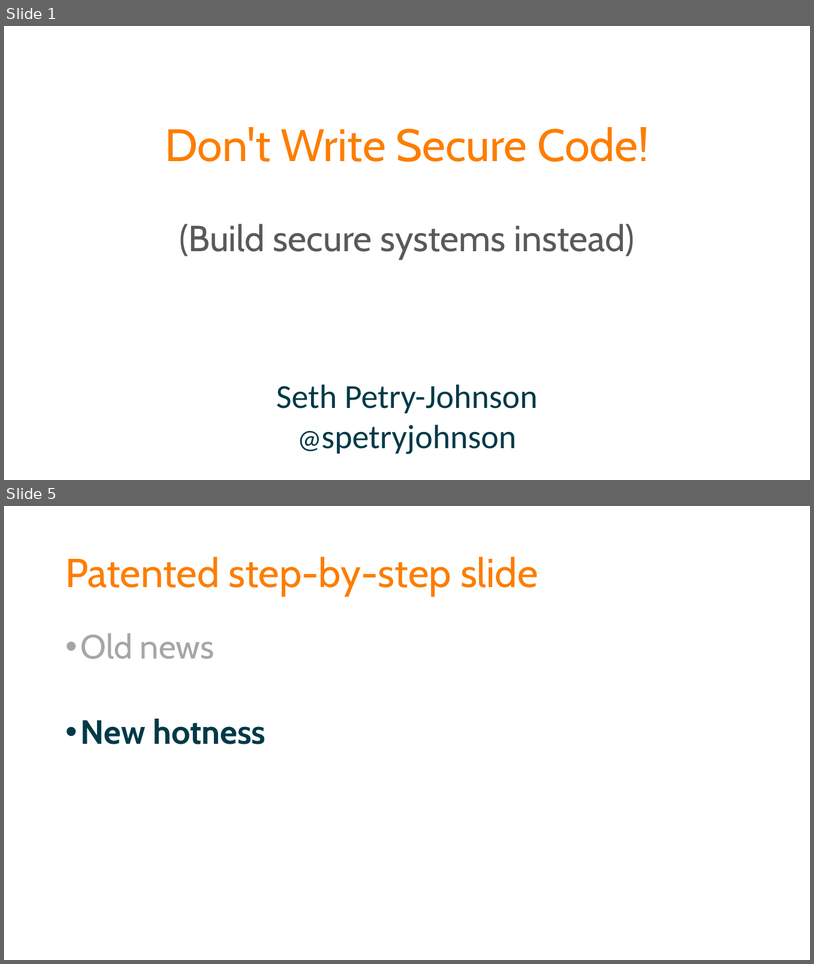
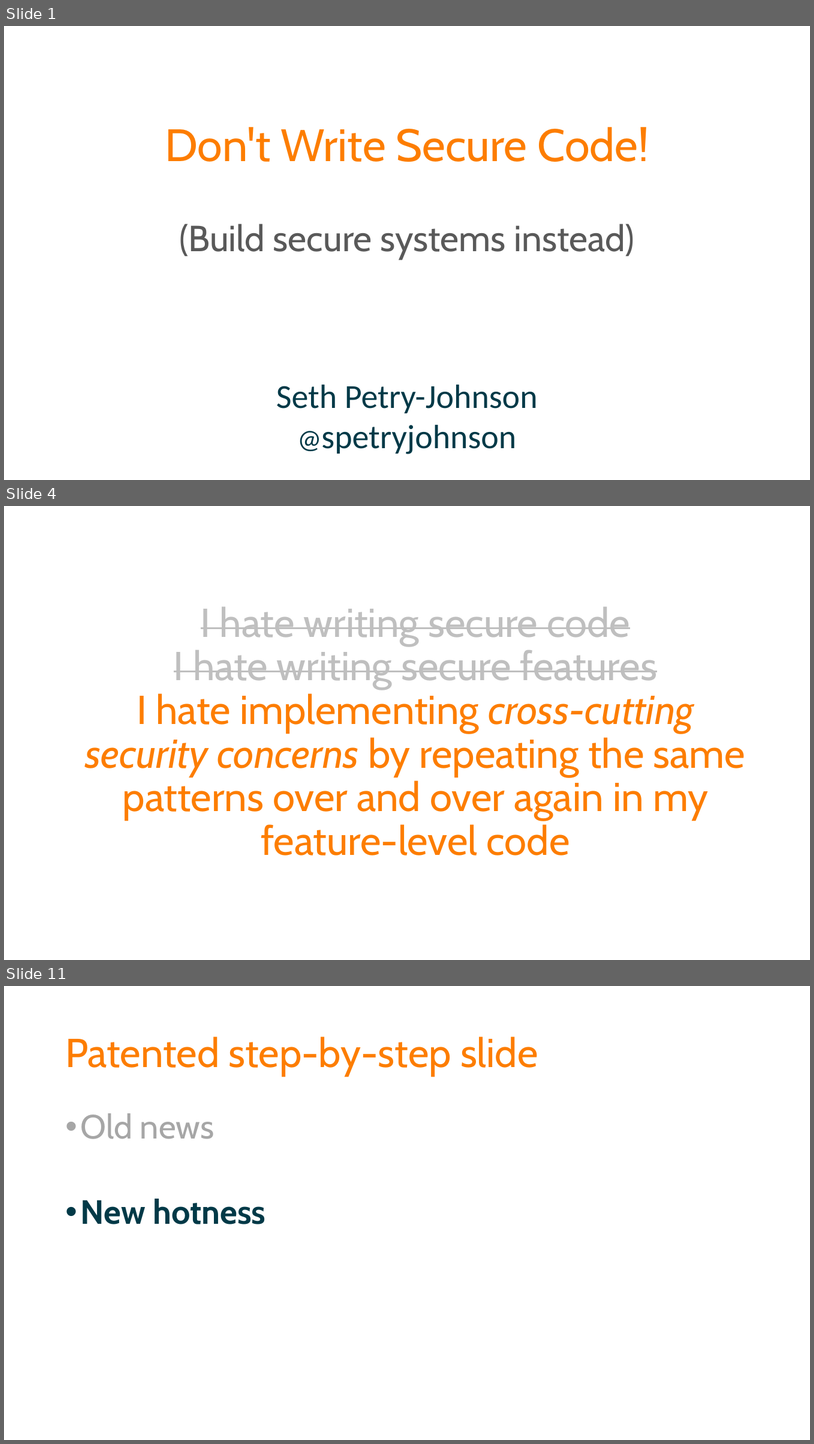
Before and after one commit to spetryjohnson/Talk---Dont-Write-Secure-Code-Design-Secure-Systems, a slide deck: Secure Systems - CodeMash 2017.pptx. Shown one above the other, each under a label of ours: slides 1 and 5 before the commit, slides 1, 4 and 11 after it; the slides between them are not shown. The pictures are 814x964 and 814x1444 pixels, drawn with LibreOffice and Linux fonts; fonts in the diff are those of the drawing. Boxes give left, top, right and bottom in pixels: in the first picture for what was removed or moved away, otherwise in the second. Text is boxed around its words. In the diff, an @@ line names an element or a change of style, - is before the commit and + after.

```diff
--- a/Secure Systems - CodeMash 2017.pptx
+++ b/Secure Systems - CodeMash 2017.pptx
@@ slide 4 added at box(4, 506, 810, 960), background #FFFFFF @@
@@ title added at box(86, 607, 746, 855), 48 pt, text #FD7D00 @@
+I hate writing secure code
+I hate writing secure features
+I hate implementing cross-cutting security concerns by repeating the same patterns over and over again in my feature-level code
@@ what was slide 5 is now slide 11 @@
```
Also in this commit, not shown: 2 slides changed, 7 other slides added, 1 slide removed, 2 other files.
